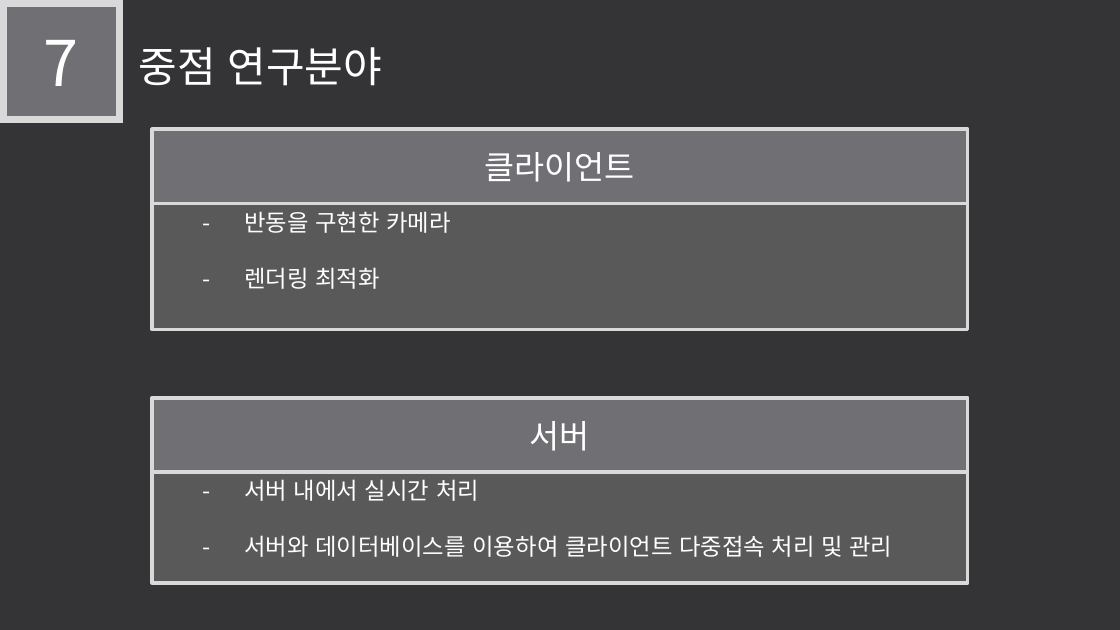
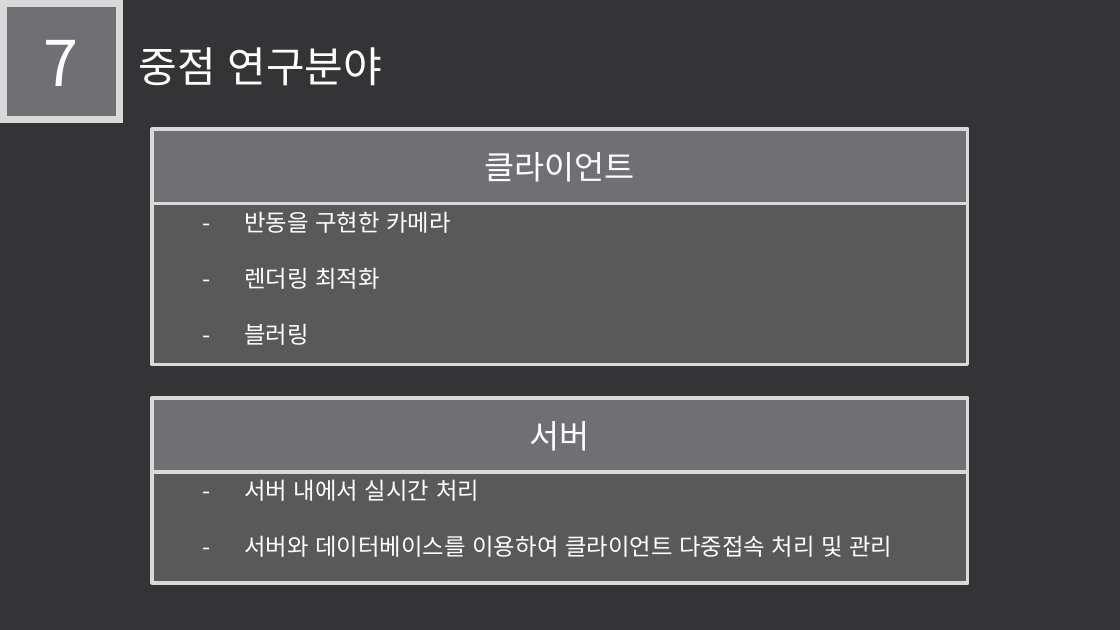
Before and after one commit to LEGO0937/Our_Project, a slide deck: slide 14 of 기획단계/졸작 제안서_α.pptx. Drawn at 1120x630 pixels with LibreOffice and Linux fonts; fonts in the diff are those of the drawing. Boxes give left, top, right and bottom in pixels: in the first picture for what was removed or moved away, otherwise in the second. Text is boxed around its words. In the diff, an @@ line names an element or a change of style, - is before the commit and + after.

```diff
--- a/기획단계/졸작 제안서_α.pptx
+++ b/기획단계/졸작 제안서_α.pptx
@@ rectangle "- 반동을 구현한 카메라" resized from (x1=152, y1=203, x2=968, y2=329) to (x1=152, y1=203, x2=968, y2=365) @@
@@ text in rectangle at (x1=244, y1=323, x2=308, y2=345): paragraph added @@
+- 블러링
```
Also in this commit, not shown: 6 other slides changed.
